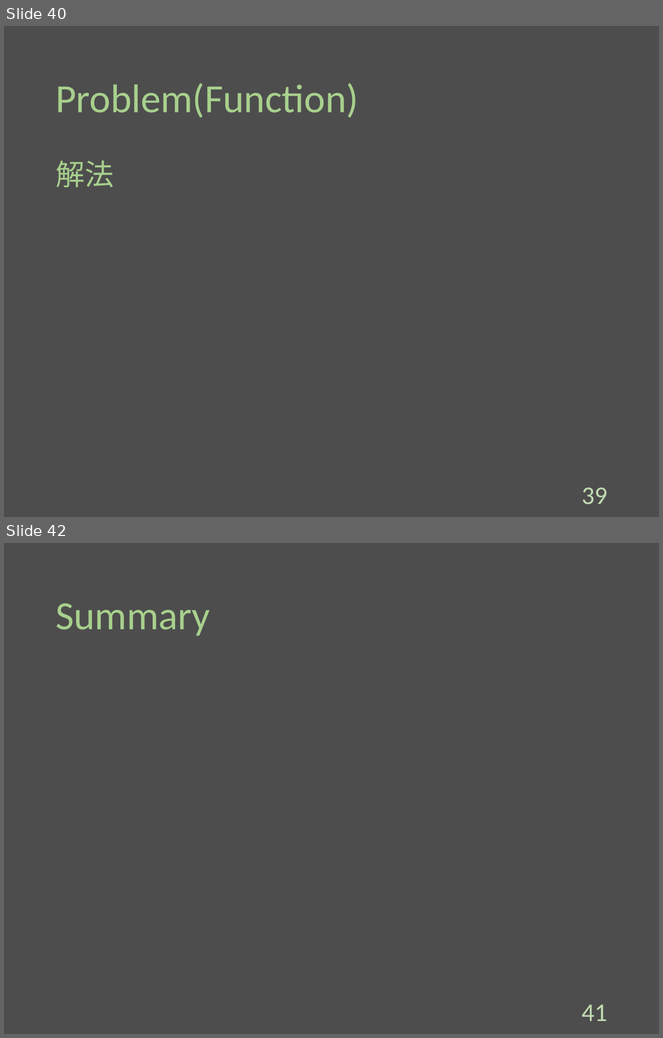
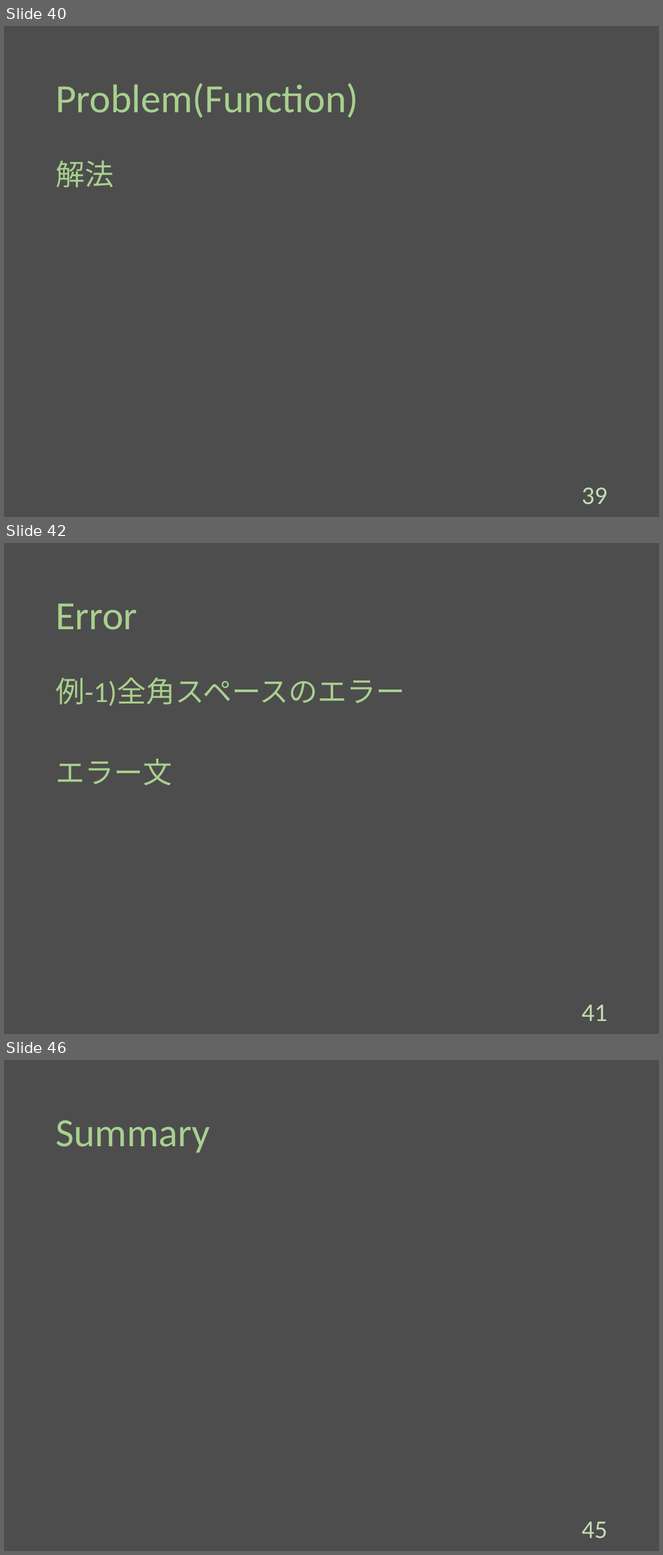
Before and after one commit to Melbeck777/program_seminar, a slide deck: ProgramSlide.pptx. Shown one above the other, each under a label of ours: slides 40 and 42 before the commit, slides 40, 42 and 46 after it; the slides between them are not shown. The pictures are 663x1038 and 663x1555 pixels, drawn with LibreOffice and Linux fonts; fonts in the diff are those of the drawing. Boxes give left, top, right and bottom in pixels: in the first picture for what was removed or moved away, otherwise in the second. Text is boxed around its words. In the diff, an @@ line names an element or a change of style, - is before the commit and + after.

Commit message:
[add]:Wrote the 'Error'.

```diff
--- a/ProgramSlide.pptx
+++ b/ProgramSlide.pptx
@@ slide 42 added at <box>4,543,659,1034</box>, background #4D4D4D @@
@@ title added at <box>55,603,137,630</box>, 44 pt, text #A8D08D @@
+Error
@@ text added at <box>55,678,405,786</box>, 32 pt, text #A8D08D @@
+例-1)全角スペースのエラー
+エラー文
@@ page number added at <box>582,1005,608,1021</box>, 28 pt, text #C3DDB3 @@
+41
@@ what was slide 42 is now slide 46 @@
@@ page number at <box>582,1522,608,1539</box>: text changed @@
-41
+45
```
Also in this commit, not shown: 4 other slides added, 1 slide removed.
